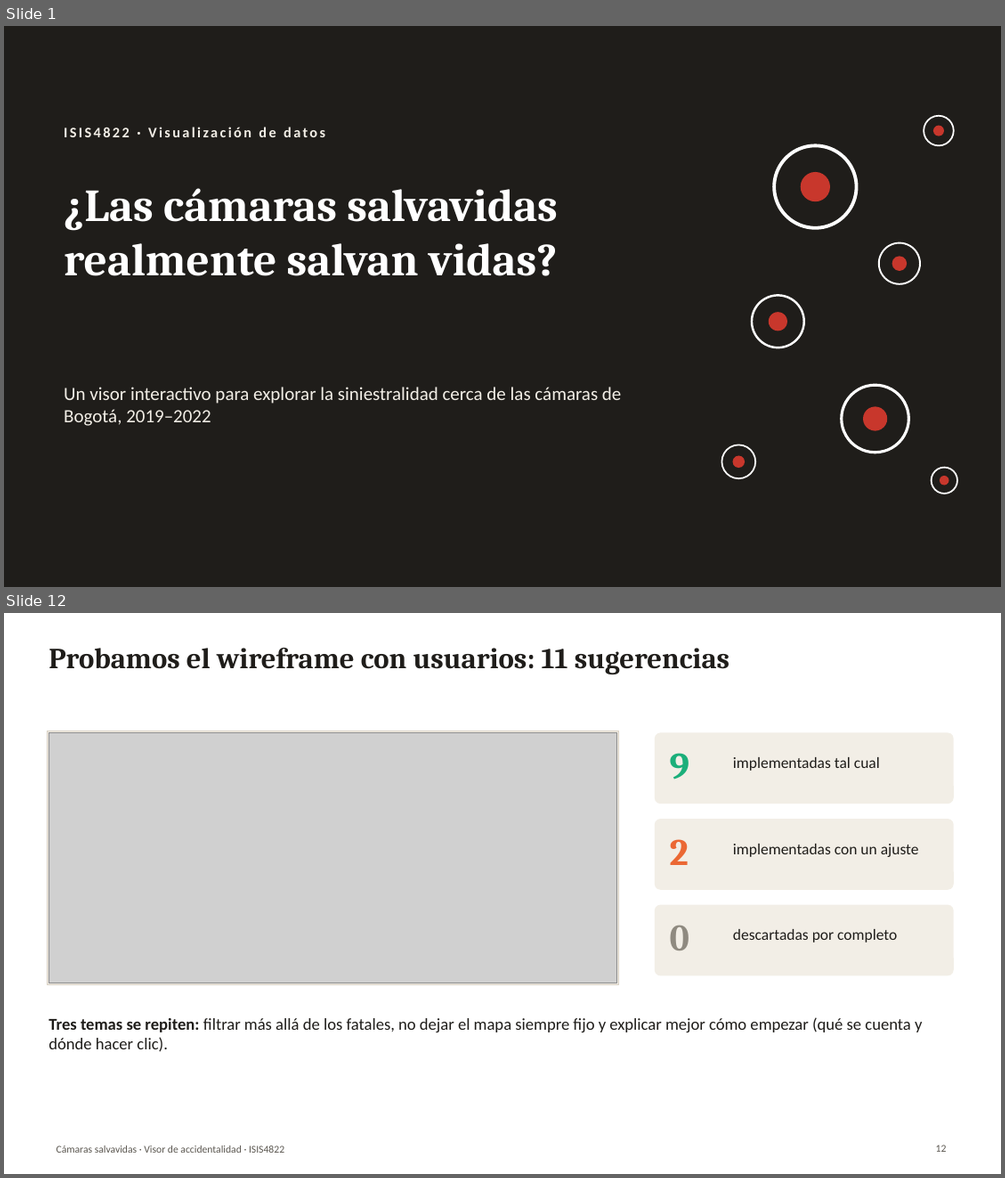
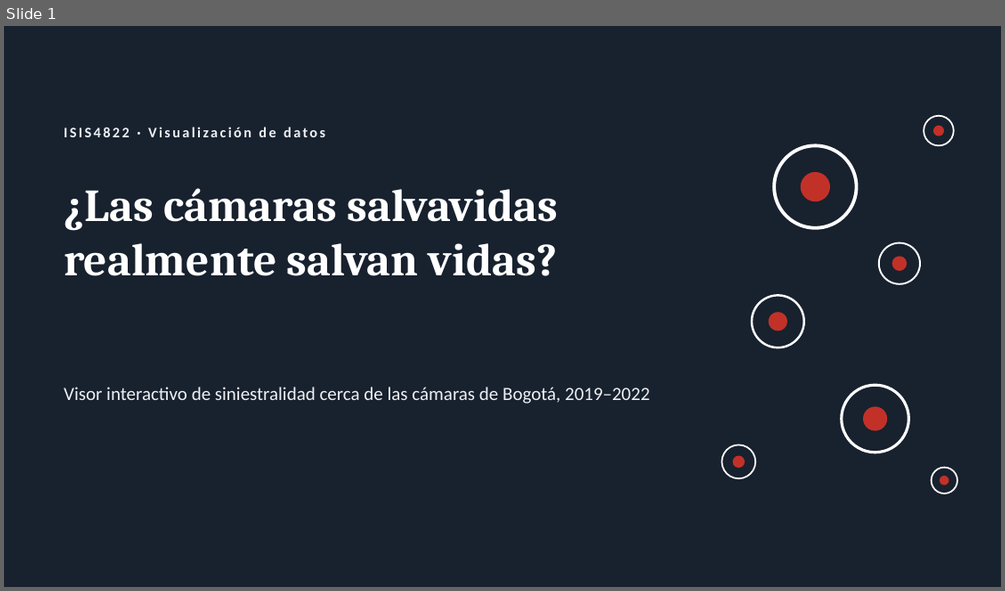
Before and after one commit to DiegoMunevar2007/ISIS4822-Accidentalidad, a slide deck: presentacion/Visor_Camaras_Salvavidas.pptx. Shown one above the other, each under a label of ours: slides 1 and 12 before the commit, slide 1 after it; the slides between them are not shown. The pictures are 1005x1178 and 1005x591 pixels, drawn with LibreOffice and Linux fonts; fonts in the diff are those of the drawing; grey boxes stand for pictures. Boxes give left, top, right and bottom in pixels: in the first picture for what was removed or moved away, otherwise in the second. Text is boxed around its words. In the diff, an @@ line names an element or a change of style, - is before the commit and + after.

```diff
--- a/presentacion/Visor_Camaras_Salvavidas.pptx
+++ b/presentacion/Visor_Camaras_Salvavidas.pptx
@@ slide 12 removed at box(4, 613, 1001, 1174), background #FFFFFF @@
@@ title removed at box(48, 648, 729, 674) @@
-Probamos el wireframe con usuarios: 11 sugerencias
@@ rectangle removed at box(48, 731, 619, 985) @@
@@ picture removed at box(48, 732, 617, 983) @@
@@ rounded rectangle removed at box(655, 732, 954, 803) @@
@@ text removed at box(670, 753, 689, 779) @@
-9
@@ text removed at box(733, 757, 880, 771) @@
-implementadas tal cual
@@ rounded rectangle removed at box(655, 819, 954, 890) @@
@@ text removed at box(670, 839, 688, 865) @@
-2
@@ text removed at box(733, 844, 919, 857) @@
-implementadas con un ajuste
@@ rounded rectangle removed at box(655, 905, 954, 976) @@
@@ text removed at box(670, 925, 689, 950) @@
-0
@@ text removed at box(733, 929, 897, 942) @@
-descartadas por completo
@@ text removed at box(48, 1017, 922, 1052) @@
-Tres temas se repiten: filtrar más allá de los fatales, no dejar el mapa siempre fijo y explicar mejor cómo empezar (qué se cuenta y dónde hacer clic).
@@ text removed at box(57, 1145, 284, 1152) @@
-Cámaras salvavidas · Visor de accidentalidad · ISIS4822
@@ page number removed at box(936, 1144, 947, 1151) @@
-12
@@ slide 1 changed as well @@
@@ background #1F1D1A to #18212E @@
@@ text "ISIS4822 · Visualización de datos" at box(64, 127, 325, 137): text colour #F2EEE6 to #EDF0F4 @@
@@ text at box(64, 386, 649, 403): text changed; text colour #F2EEE6 to #EDF0F4 @@
-Un visor interactivo para explorar la siniestralidad cerca de las cámaras de Bogotá, 2019–2022
+Visor interactivo de siniestralidad cerca de las cámaras de Bogotá, 2019–2022
@@ fill #1F1D1A to #18212E in 7 elements at box(774, 145, 857, 228), box(879, 243, 920, 284), box(752, 295, 804, 347), box(841, 385, 909, 452), box(923, 116, 954, 145), box(722, 445, 755, 478), box(931, 467, 957, 493) @@
@@ fill #C8372C to #C23128 in 7 elements at box(801, 172, 830, 201), box(892, 257, 907, 272), box(769, 312, 787, 330), box(863, 407, 887, 431), box(933, 126, 944, 136), box(732, 455, 744, 467), box(939, 475, 949, 485) @@
```
Also in this commit, not shown: 4 other slides changed, 7 slides added, 9 other slides removed, 17 other files.
